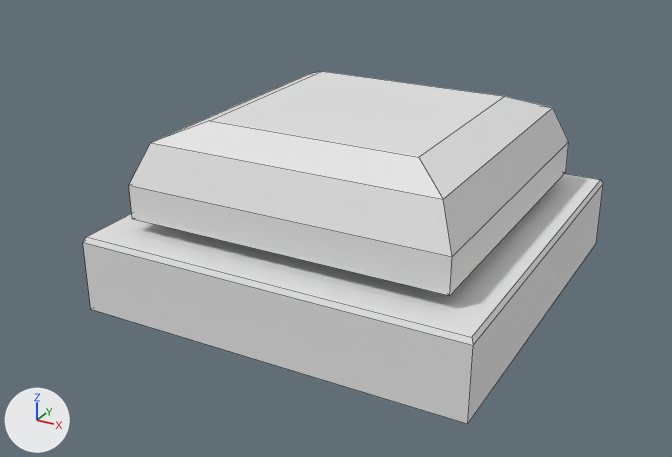
Renders of the FBX model Assets/Art/Meshes/Level Elements/Square_Button.fbx from each side of a commit.
Rendered twice from a 50 mm camera at (1.77, -3.46, 1.85) aimed at (-0.05, -0.15, 0.2). Arrows for +X, +Y and +Z are at lower left; the lights stay in place. Mesh edges are drawn as thin lines. Where no turn or scale is listed for an object, it has been applied to the vertices.

The first picture shows 'Square_Button'.
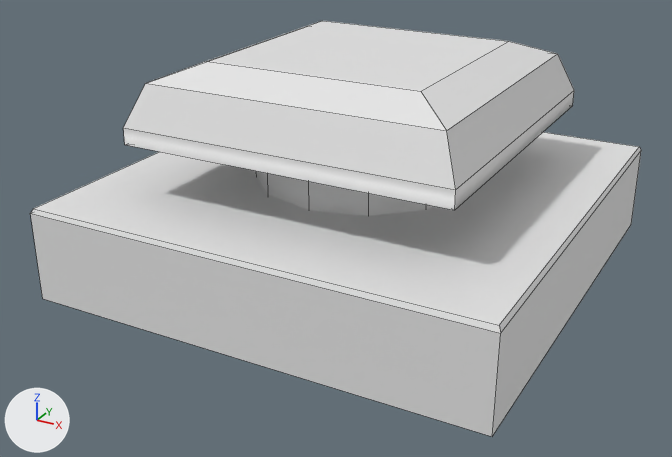
What differs and where, as boxes (x1, y1, x2, y2) in the pictures (672 x 457 px; the box of a moved part takes in the faces that stretch with it):
'Square_Button', reshaped (17% wider, 18% taller)
    before: (83, 71, 603, 424)
    after: (30, 21, 641, 437)
part 1 of me_cube_001, moved or reshaped
    before: (83, 174, 603, 424)
    after: (30, 132, 641, 437)
part 2 of me_cube_001, added
    after: (256, 171, 433, 216)
part 3 of me_cube_001, added
    after: (123, 21, 574, 210)
part 4 of me_cube_001, deleted
    before: (129, 71, 569, 296)

Edits to the bpy script that builds the scene:
```text
Change me_cube_001:
    used by ob_square_button; location = (0.0, 0.0, 0.0)
    remove me_cube_001.from_pydata(...)  # 60 vertices, 45 faces; spans x -0.87..0.87, y -0.86..0.87, z -0.08..0.72
    add me_cube_001.from_pydata(...)  # 56 vertices, 41 faces; spans x -1.0..1.0, y -1.0..1.0, z 0.0..0.97
    me_cube_001 part 1: the loose piece of 12 vertices spanning x -0.87..0.87, y -0.86..0.87, z -0.08..0.26 is scaled about its middle by (1.16, 1.16, 1.22), then moved by (0.0, 0.0, 0.12)
    me_cube_001 part 2: a new loose piece of 24 vertices spanning x -0.47..0.47, y -0.47..0.48, z 0.36..0.59
    me_cube_001 part 3: a new loose piece of 20 vertices spanning x -0.72..0.72, y -0.72..0.72, z 0.52..0.97
    me_cube_001 part 4
    24 vertices are removed from x -0.72..0.72, y -0.72..0.72, z -0.07..0.72
    21 faces are deleted
```
